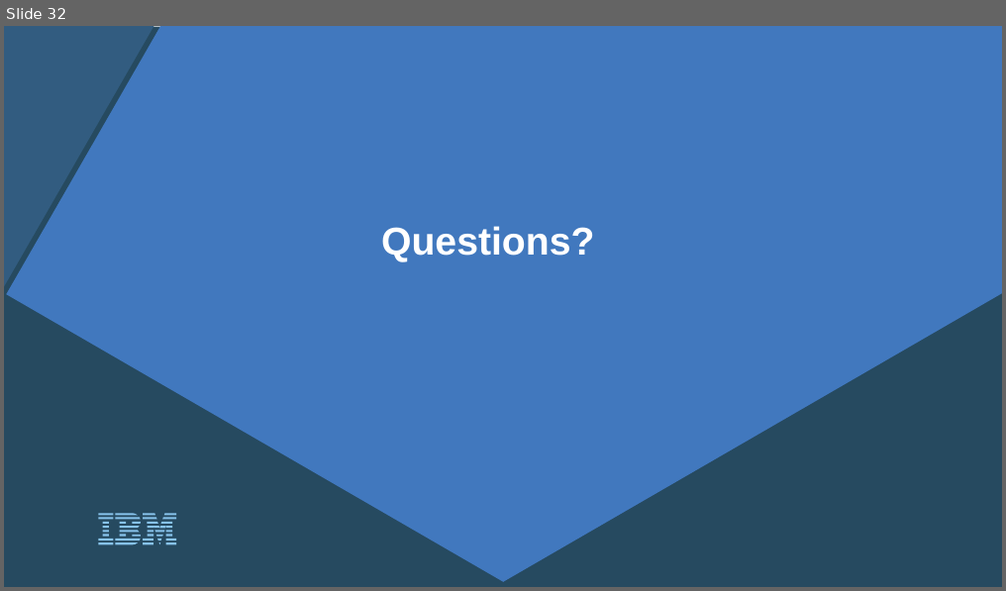
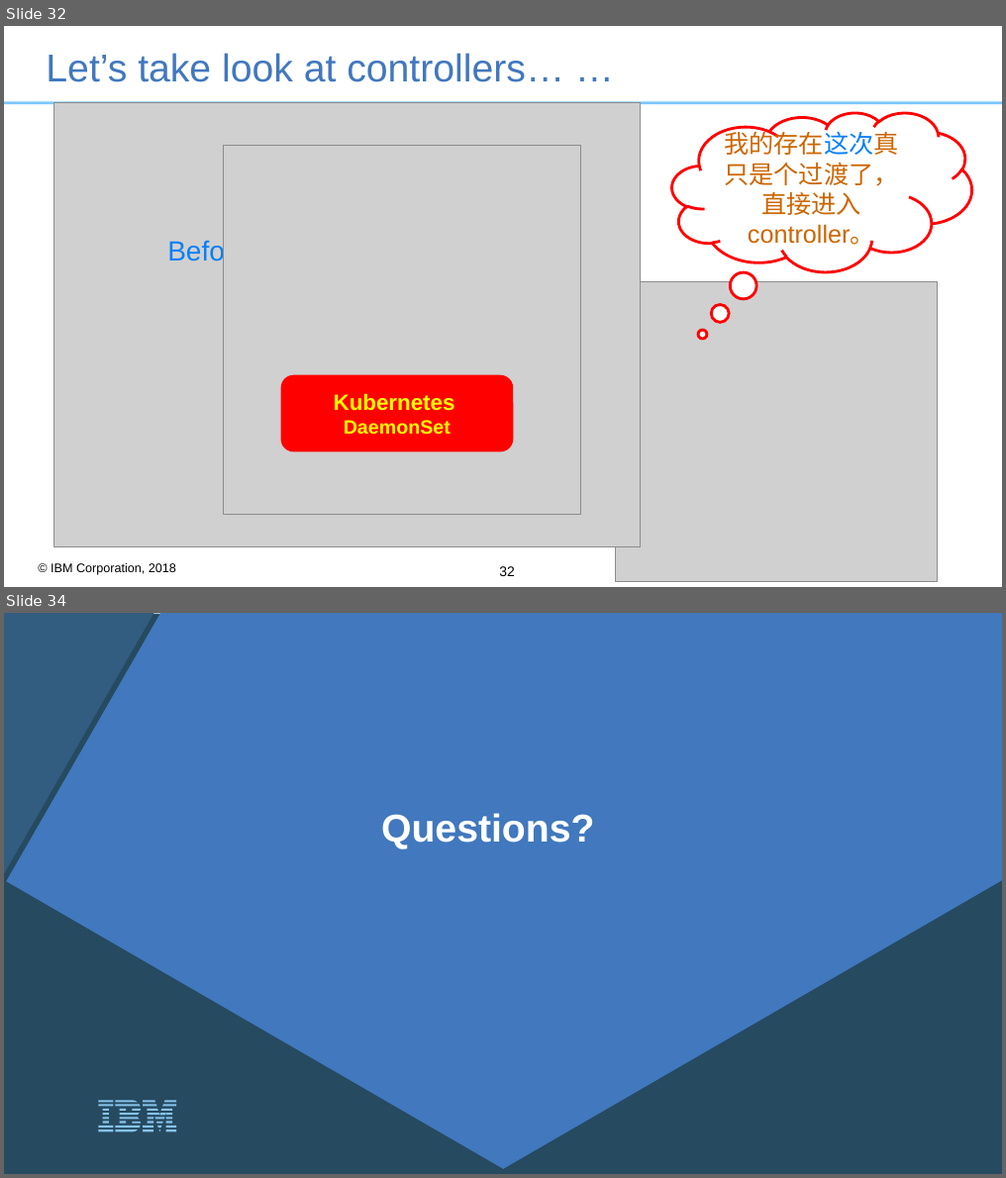
Before and after one commit to RocketsFang/k8s_concepts, a slide deck: ppt/k8s-basic-resources.ppt. Shown one above the other, each under a label of ours: slide 32 before the commit, slides 32 and 34 after it; the slides between them are not shown. The pictures are 1006x591 and 1006x1178 pixels, drawn with LibreOffice and Linux fonts; fonts in the diff are those of the drawing; grey boxes stand for pictures; background and template pictures are left out. Boxes give left, top, right and bottom in pixels: in the first picture for what was removed or moved away, otherwise in the second. Text is boxed around its words. In the diff, an @@ line names an element or a change of style, - is before the commit and + after.

```diff
--- a/ppt/k8s-basic-resources.ppt
+++ b/ppt/k8s-basic-resources.ppt
@@ slide 32 added at box(4, 26, 1002, 587), background #FFFFFF; not listed: 1 template element that a slide beside it also shows @@
@@ title added at box(46, 53, 564, 82), 28 pt, text #4178BE @@
+Let’s take look at controllers… …
@@ picture added at box(54, 103, 641, 547) @@
@@ thought cloud added at box(671, 113, 971, 273), fill #FFFFFF, outline #FF0000 2.01 pt, 18 pt, text #CC6600 @@
+我的存在这次真只是个过渡了，直接进入controller。
@@ picture added at box(224, 146, 582, 515) @@
@@ text added at box(167, 239, 250, 266), 20 pt, text #0880F7 @@
+Before move forwards...
@@ picture added at box(616, 282, 937, 582) @@
@@ rounded rectangle added at box(280, 375, 513, 452), fill #FF0000, 16 pt, text #FFFF00, bold @@
+Kubernetes DaemonSet
@@ text added at box(51, 564, 176, 575), 9 pt, text #000000 @@
+© IBM Corporation, 2018
@@ page number added at box(499, 567, 515, 576), 10 pt, text #000000 @@
+32
@@ what was slide 32 is now slide 34 @@
```
Also in this commit, not shown: 6 slides changed, 2 other slides added, 1 slide removed.
